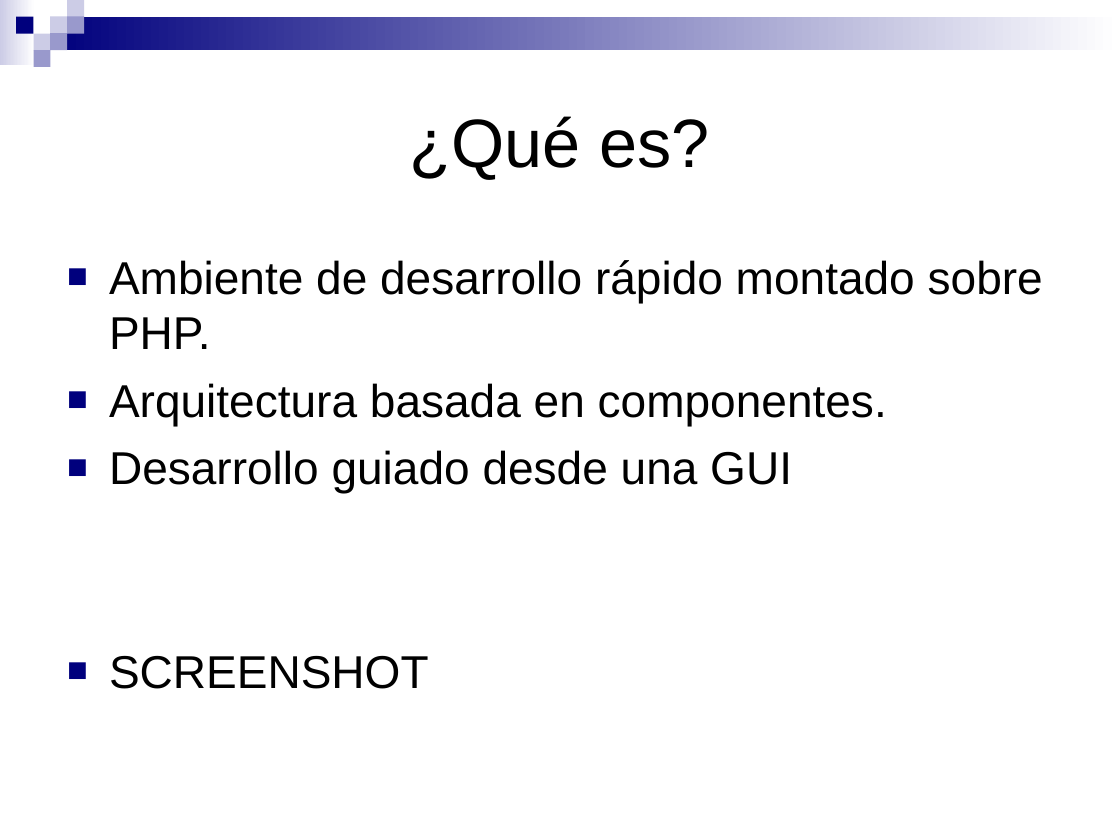
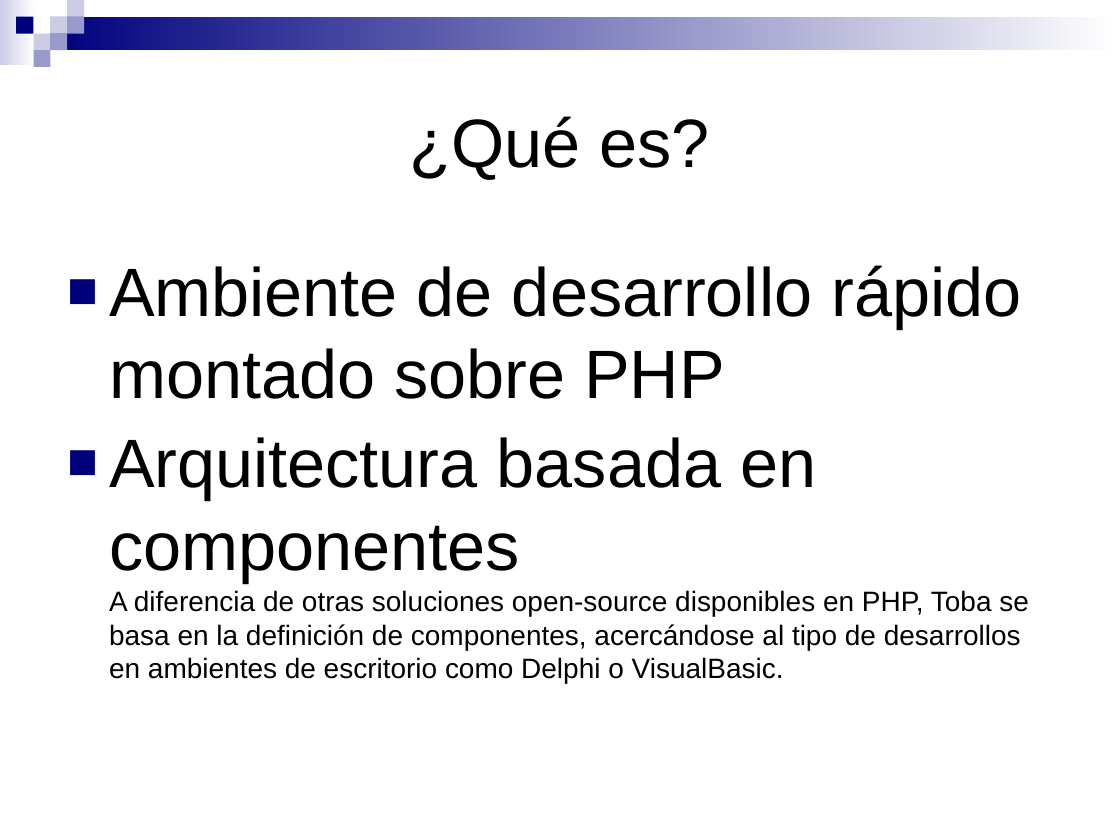
Before and after one commit to SIU-Toba/framework, a slide deck: slide 2 of doc/presentacion/Jornadas JAIIO.ppt. Drawn at 1120x840 pixels with LibreOffice and Linux fonts; fonts in the diff are those of the drawing. Boxes give left, top, right and bottom in pixels: in the first picture for what was removed or moved away, otherwise in the second. Text is boxed around its words. In the diff, an @@ line names an element or a change of style, - is before the commit and + after.

```diff
--- a/doc/presentacion/Jornadas JAIIO.ppt
+++ b/doc/presentacion/Jornadas JAIIO.ppt
@@ text at <box>109,265,1029,684</box>: text changed; size 29.6 to 18 pt @@
-■ Ambiente de desarrollo rápido montado sobre PHP.
-■ Arquitectura basada en componentes.
-■ Desarrollo guiado desde una GUI
-■ SCREENSHOT
+■ Ambiente de desarrollo rápido montado sobre PHP
+■ Arquitectura basada en componentes
+  A diferencia de otras soluciones open-source disponibles en PHP, Toba se basa en la definición de componentes, acercándose al tipo de desarrollos en ambientes de escritorio como Delphi o VisualBasic.
```
Also in this commit, not shown: 2 other slides changed, 4 slides added, 2 slides removed.
